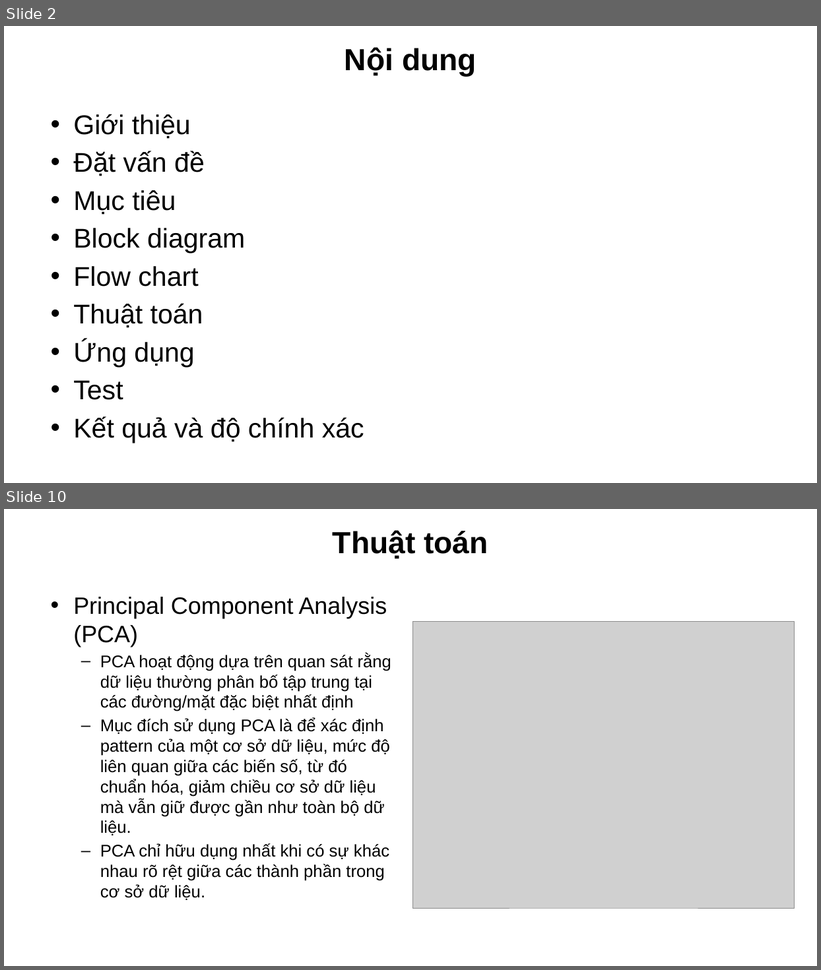
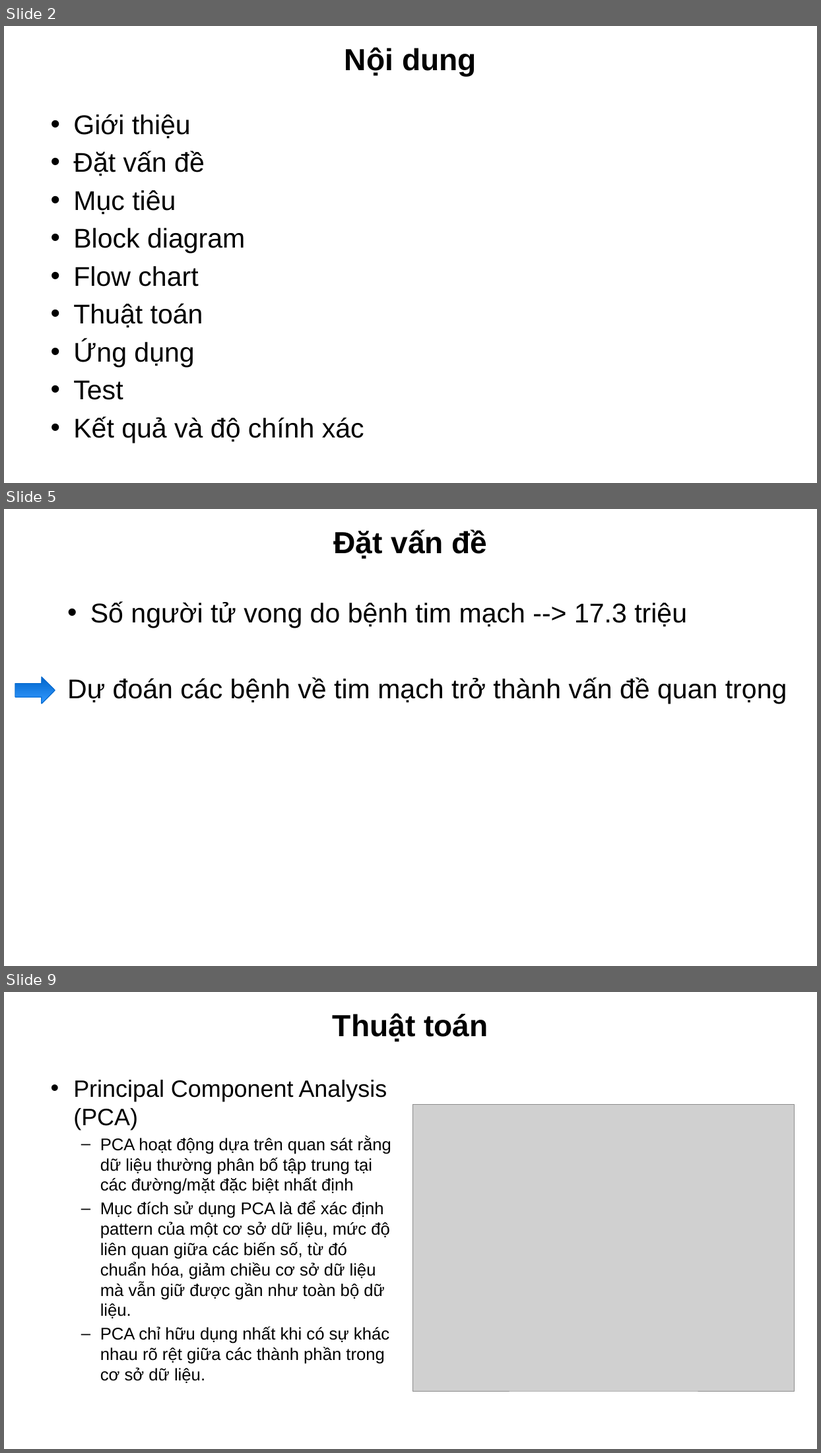
Before and after one commit to devalone2412/TLCN_DA3_MLearning, a slide deck: Machine Learning.pptx. Shown one above the other, each under a label of ours: slides 2 and 10 before the commit, slides 2, 5 and 9 after it; the slides between them are not shown. The pictures are 821x970 and 821x1453 pixels, drawn with LibreOffice and Linux fonts; fonts in the diff are those of the drawing; grey boxes stand for pictures; background and template pictures are left out. Boxes give left, top, right and bottom in pixels: in the first picture for what was removed or moved away, otherwise in the second. Text is boxed around its words. In the diff, an @@ line names an element or a change of style, - is before the commit and + after.

```diff
--- a/Machine Learning.pptx
+++ b/Machine Learning.pptx
@@ slide 5 added at box(4, 509, 817, 966), background picture (left out) @@
@@ title added at box(333, 529, 488, 559), 36 pt, text #000000, bold @@
+Đặt vấn đề
@@ text added at box(67, 601, 787, 704), 32 pt, text #000000 @@
+• Số người tử vong do bệnh tim mạch --> 17.3 triệu
+Dự đoán các bệnh về tim mạch trở thành vấn đề quan trọng
@@ right arrow added at box(15, 677, 55, 704), fill gradient #0066CC to #3399FF, outline #0066CC 0.75 pt @@
@@ what was slide 10 is now slide 9 @@
```
Also in this commit, not shown: 14 slides changed, 3 slides removed.
